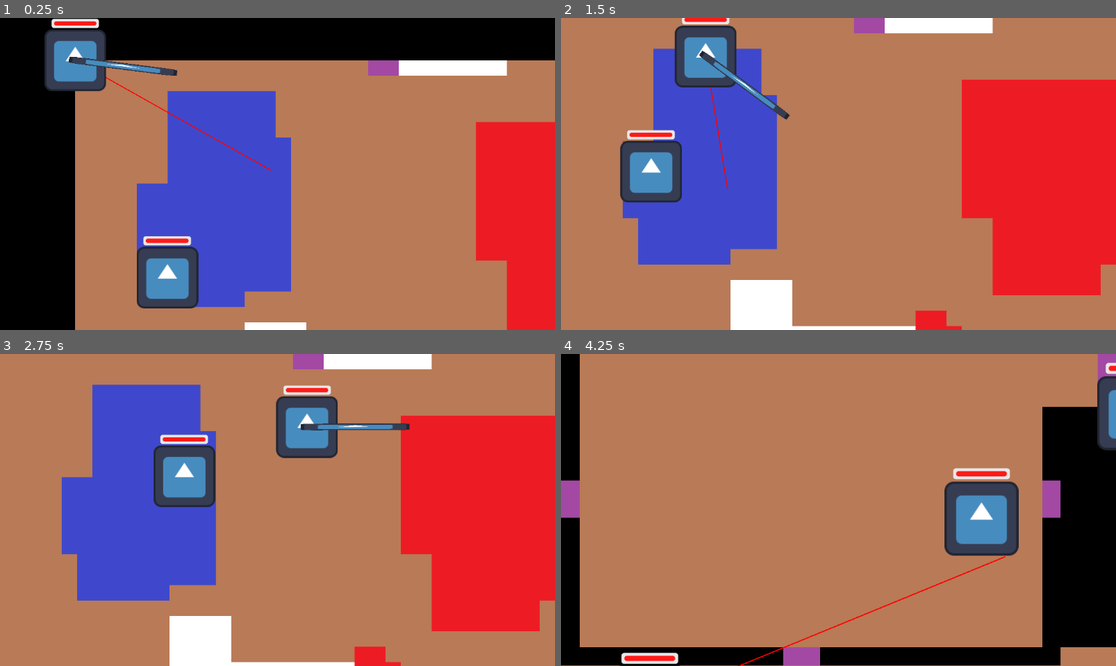
Above: before the commit, frames 1-4 (two rows, left to right).
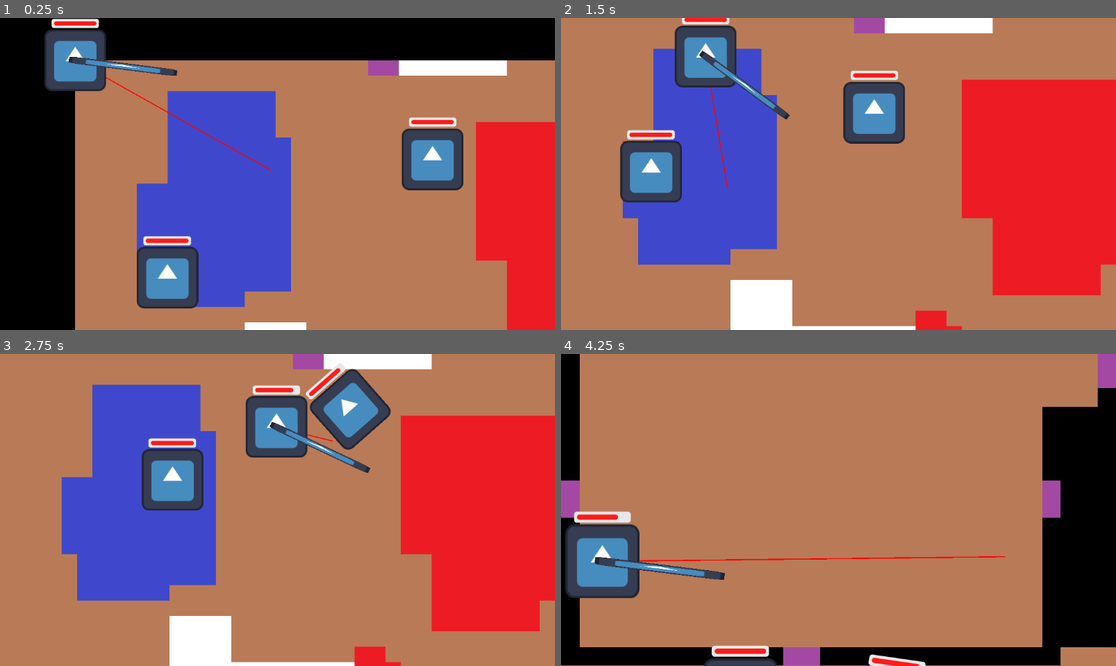
Above: after the commit, the same moments.

Repository: Arthexs/Rising-gamejam
Game: Godot game, scene res://Scenes/Main/main.tscn
The game is run twice, just before and just after one commit, with the same random seed, the same clock (stepped at 60 frames per second) and the same inputs. The engine's default icon, where the game draws it, is replaced by a stand-in: a white triangle on a blue panel in a dark square.
Inputs (mouse positions are in pixels of both pictures, inside the frame that each line leads up to):
- Up to frame 1 (0.25 s): no input
- Up to frame 2 (1.5 s): move the mouse to (960, 158) at 0.52 s; hold D (Right) 0.53-1.28 s; move the mouse to (727, 189) at 1.27 s; hold S (Down) from 1.28 s (still down)
- Up to frame 3 (2.75 s): move the mouse to (333, 441) at 2.02 s; release S (Down) at 2.03 s; hold D (Right) from 2.03 s (still down)
- Up to frame 4 (4.25 s): move the mouse to (810, 572) at 2.77 s; release D (Right) at 2.78 s; hold W (Up) 2.78-3.53 s; move the mouse to (1005, 556) at 3.52 s; hold A (Left) from 3.53 s (still down)

The runs differ from the first frame. In frame 1, 2.4% of the frame differs, in the area x 72-84%, y 31-56%; in frame 2, 2.4%; in frame 3, 7.2%; in frame 4, 10%, in the area x 0-100%, y 2-100%.
Error after the commit: Invalid assignment of property or key 'playerchar' with value of type 'CharacterBody2D (Player)' on a base object of type 'RigidBody2D (melee_mob.gd)'. (res://…

Commit message:
Working melee mob

Diff:
--- a/Scenes/Main/main.tscn
+++ b/Scenes/Main/main.tscn
@@ -24,5 +24,9 @@
 
 [node name="Player" parent="." instance=ExtResource("2_qw60k")]
 
+[node name="meleeMob" parent="." node_paths=PackedStringArray("player") instance=ExtResource("5_p6jpk")]
+position = Vector2(584, 112)
+player = NodePath("../Player")
+
 [connection signal="change_room" from="MainTileMapLayer" to="PlayerCamera" method="limit_to_room"]
 [connection signal="hurtbox_hit" from="Player" to="MainTileMapLayer" method="_on_player_hurtbox_hit"]
--- a/Scenes/Mobs/melee_mob.gd
+++ b/Scenes/Mobs/melee_mob.gd
@@ -2,35 +2,37 @@
 
 @export var speed: float = 200.0
 @export var agent: NavigationAgent2D
-@export var playerchar: CharacterBody2D
+@export var player: Player
 @export var damage: float = 10.0
+
+@export var force_threshold: float = 300000 # force threshold to be send flying
+@export var brake_threshold: float = 0.6 # Fraction of velocity needed to be lost to take damage on impact
+@export var damage_tuner: float = 1.0
+@export var friction_coefficient: float = 50 # px/m/s
+@export var acceleration: float = 3.0
+var movement_force = acceleration * mass * 32 # px/m
 
 @onready var attack_area = $AttackArea
 @onready var attack_timer = $AttackTimer
 
+var speed_scalar: float = 200.0
 var player_in_range: Player = null
-var path: PackedVector2Array = []
-var current_point_index: int = 0
-var speed_scalar: float = 1000.0
-
+var prev_velocity: Vector2 = Vector2.ZERO
+var mass_max: float
+var flying: bool = false
 var health_module: HealthModule
 
-var prev_velocity: Vector2 = Vector2.ZERO
-var mass_max: float = mass
-var flying: bool = false
-@export var force_threshold: float = 300000 # force threshold to be send flying
-@export var brake_threshold: float = 0.6 # Fraction of velocity needed to be lost to take damage on impact
-@export var damage_tuner: float = 1.0
+func _ready() -> void:
+	mass_max = mass
+	health_module = get_node("HealthModule")
 
-func _ready() -> void:
 	agent.target_desired_distance = 10
-	set_target(playerchar.global_position)
+	set_target(player.global_position)
+
 	attack_area.body_entered.connect(_on_attack_area_body_entered)
 	attack_area.body_exited.connect(_on_attack_area_body_exited)
 	attack_timer.timeout.connect(_on_attack_timer_timeout)
 	attack_timer.one_shot = true
-
-	health_module = get_node("HealthModule")
 
 func set_target(target_position: Vector2):
 	agent.target_position = target_position
@@ -39,13 +41,13 @@
 func _physics_process(delta: float) -> void:
 	handle_damage(delta)
 
-	set_target(playerchar.global_position)
+	set_target(player.global_position)
 	if not agent.is_target_reached():
-		var target_point: Vector2 = agent.get_next_path_position()
-		var dir: Vector2 = (target_point - global_position).normalized()
-		apply_central_force(dir*speed_scalar)
-		var distance = global_position.distance_to(target_point)
-		#print("direction", dir, "target", target_point, "mob", global_position)
+		var direction: Vector2 = (agent.get_next_path_position() - global_position).normalized()
+		apply_movement(direction)
+
+	apply_friction()
+	prev_velocity = linear_velocity
 
 func handle_damage(delta: float) -> void:
 	var delta_vel: float = linear_velocity.length() - prev_velocity.length()
@@ -70,8 +72,6 @@
 			mass = mass_max
 			flying = false
 
-	prev_velocity = linear_velocity
-
 func _on_attack_area_body_entered(body):
 	if body is Player:
 		player_in_range = body
@@ -88,3 +88,28 @@
 
 func _on_attack_timer_timeout() -> void:
 	try_attack()
+
+func apply_friction() -> void:
+	#print(linear_velocity.length(), "/", max_vel)
+	if flying:
+		#flying = false
+		apply_central_force(-linear_velocity.normalized() * friction_coefficient*0.1)
+	else:
+		apply_central_force(-linear_velocity.normalized() * friction_coefficient)
+		#flying = true
+
+func apply_movement(direction: Vector2) -> void:
+	if flying:
+		print("flying")
+		return
+
+	var comp_dir: Vector2
+	# Negative rejection
+	comp_dir = -(linear_velocity - linear_velocity.dot(direction) * direction) * mass * 5
+	# Target force (compensate when going in the wrong direction)
+	if linear_velocity.dot(direction) < 0:
+		comp_dir += direction * movement_force * 7.5
+	else:
+		comp_dir += direction * movement_force
+
+	apply_central_force(comp_dir)
